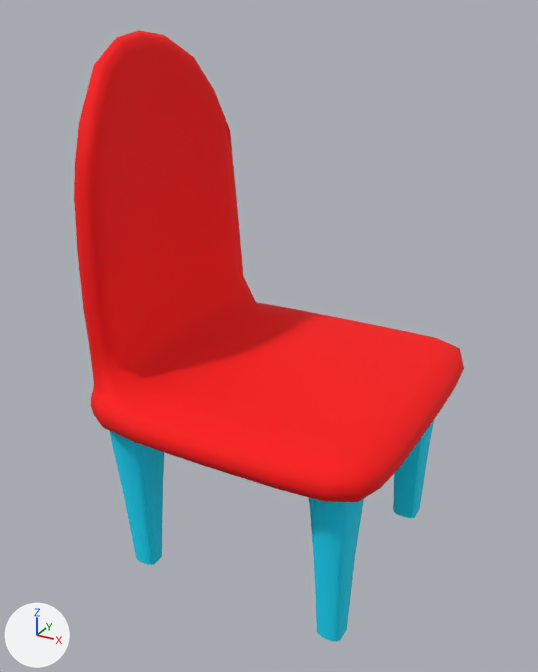
The FBX model Assets/02_ASSETS/Models/Chair_Model.FBX as it was, and as the next commit left it.
Before and after are seen from a camera (50 mm lens) standing at (0.392, -0.773, 0.692) and looking at (-0.026, -0.013, 0.312). Arrows for +X, +Y and +Z are at lower left; the lights stay in place. Where no turn or scale is listed for an object, it has been applied to the vertices.

Before the edit, the objects in view are built like this:
```python
me_mesh = bpy.data.meshes.new('Mesh')
me_mesh.from_pydata(...)  # 832 vertices, 830 faces; spans x -0.229..0.191, y -0.206..0.209, z 0.0..0.668
# faces by material slot: [570, 260]
me_mesh.materials.append(mat_material__26)  # red #fc0000
me_mesh.materials.append(mat_material__25)  # cyan #00deff
ob_chair_model = bpy.data.objects.new('Chair_Model', me_mesh)
ob_chair_model.location = (0.0, 0.0, 0.0)
```
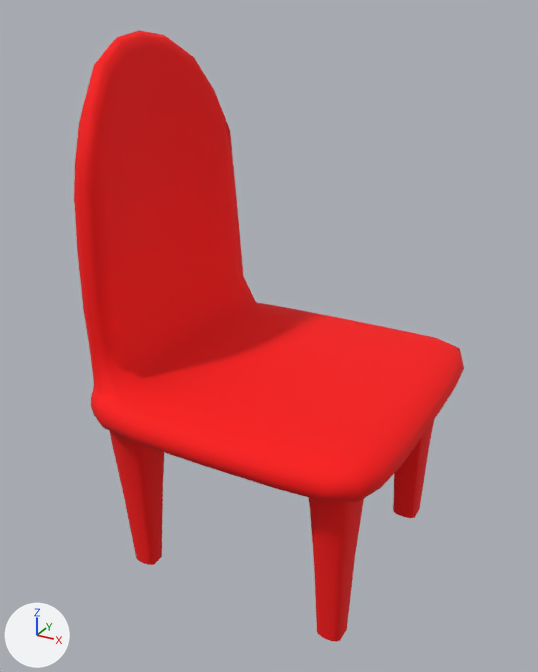
Edits to the scene script, one JSON object a line:
```json
{"block": "me_mesh", "where": "me_mesh.from_pydata(...)  # 832 vertices, 830 faces; spans x -0.229..0.191, y -0.206..0.209, z 0.0..0.668"}
{"block": "me_mesh", "where": "# used by ob_chair_model"}
{"block": "me_mesh", "change": "me_mesh part 1: all 260 faces that had it switch from mat_material__25 (cyan #00deff) to mat_material__26 (red #fc0000)"}
```

Changed parts and their boxes [x1, y1, x2, y2] in the pictures (538 x 672 px):
```json
{"part": 1, "of": "me_mesh", "change": "recoloured", "before": [110, 420, 434, 642], "after": [110, 420, 434, 642], "on screen": "cyan to red"}
```
